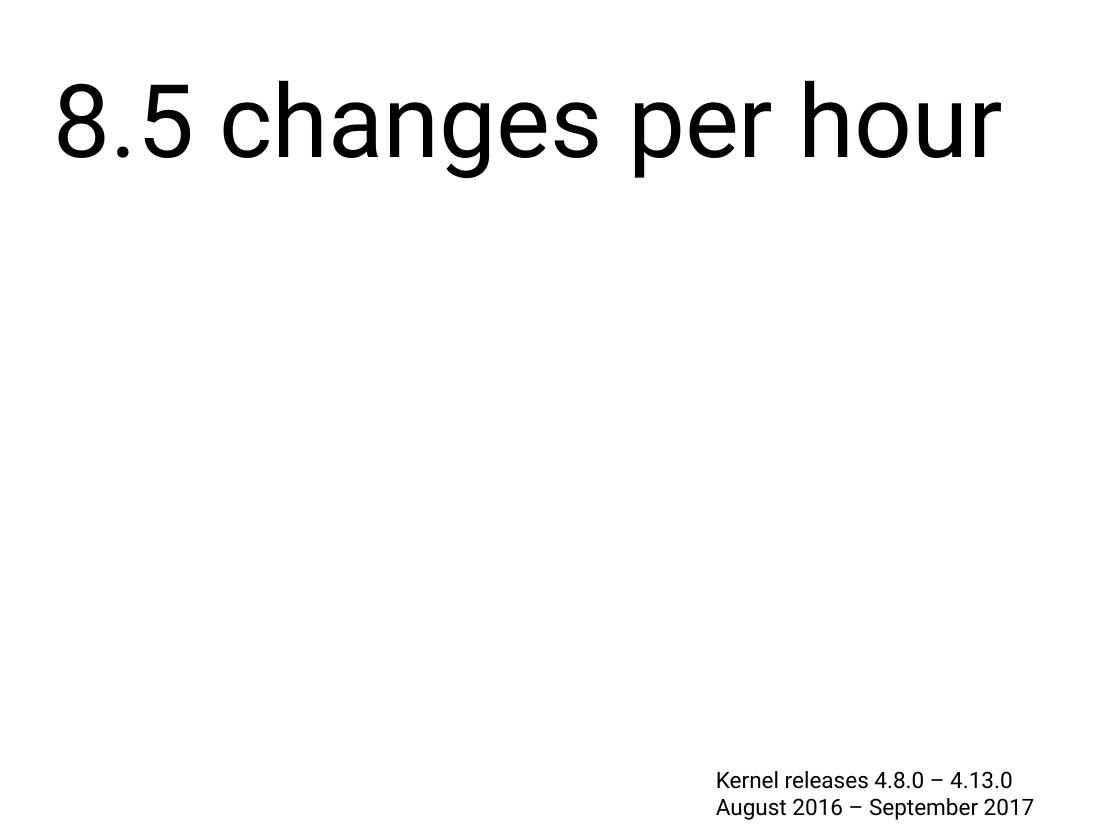
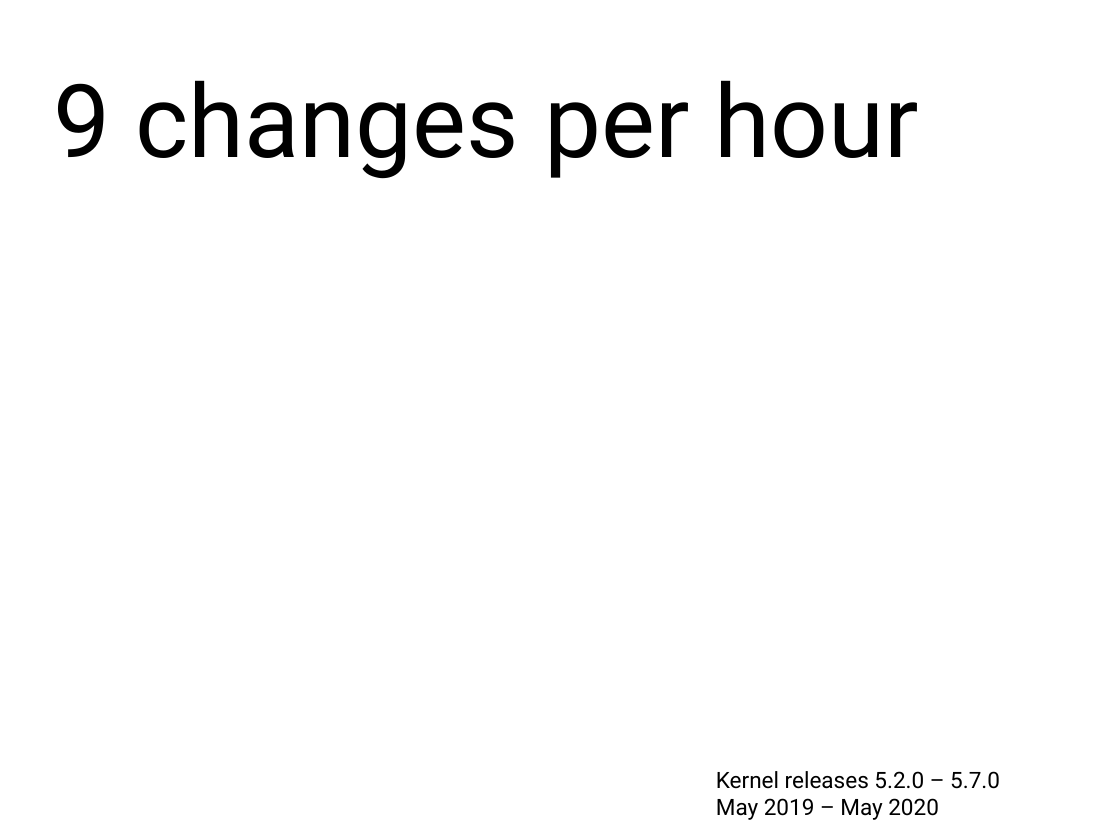
Before and after one commit to gregkh/presentation-release-model, a slide deck: slide 6 of release-model.odp. Drawn at 1120x840 pixels with LibreOffice and Linux fonts; fonts in the diff are those of the drawing. Boxes give left, top, right and bottom in pixels: in the first picture for what was removed or moved away, otherwise in the second. Text is boxed around its words. In the diff, an @@ line names an element or a change of style, - is before the commit and + after.

```diff
--- a/release-model.odp
+++ b/release-model.odp
@@ text at (53,80,919,179): text changed @@
-8.5 changes per hour
+9 changes per hour
@@ text at (716,771,1000,820): text changed @@
-Kernel releases 4.8.0 – 4.13.0
-August 2016 – September 2017
+Kernel releases 5.2.0 – 5.7.0
+May 2019 – May 2020
```
Also in this commit, not shown: 4 other slides changed, 1 other file.
